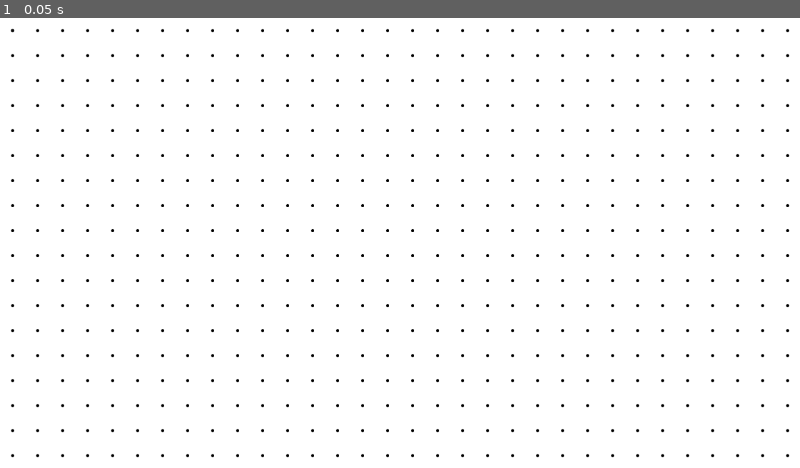
Above: before the commit, frame 1.
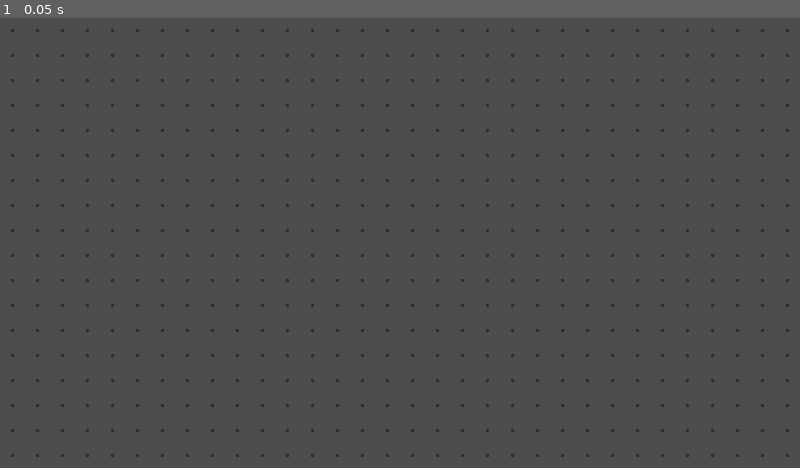
Above: after the commit, the same moment.

Repository: chkrb/code-clan
Game: Godot game, scene res://node_2d.tscn
The game is run twice, just before and just after one commit, with the same random seed, the same clock (stepped at 60 frames per second) and the same inputs.
Inputs:
- Up to frame 1 (0.05 s): no input

The runs differ from the first frame. In frame 1, 100% of the frame differs, in the area x 0-100%, y 0-100%.

Commit message:
added buttons for all pins

Diff:
--- a/node_2d.tscn
+++ b/node_2d.tscn
@@ -15,6 +15,7 @@
 [node name="Node2D" type="Node2D"]
 
 [node name="DotMatrixMap" type="TileMapLayer" parent="."]
+visible = false
 tile_map_data = PackedByteArray("AAACAAcAAAAAAAAAAAAAAAAAAAAAAAAAAAABAAEAAAAAAAAAAAACAAIAAAAAAAAAAAADAAMAAAAAAAAAAAADAA …(9136 unchanged characters)…
 tile_set = SubResource("TileSet_ucrfl")
 rendering_quadrant_size = 100
@@ -29,6 +30,8 @@
 layout_mode = 0
 offset_right = 60.0
 offset_bottom = 60.0
+theme_override_constants/h_separation = 0
+theme_override_constants/v_separation = 0
 columns = 32
 script = ExtResource("2_nfy5f")
 
--- /dev/null
+++ b/pin_button.gd
@@ -0,0 +1,21 @@
+class_name PinButton
+extends CenterContainer
+
+var coords = Vector2i(-1, -1)
+
+
+func set_coords(c: Vector2i) -> void:
+	self.coords = c
+	self.name = "PinContainer" + str(c.x) + "x" + str(c.y)
+
+
+func _ready() -> void:
+	var button := Button.new()
+	button.name = "PinButton" + str(self.coords.x) \
+						+ "x" + str(self.coords.y)
+	self.add_child(button)
+
+
+# Called every frame. 'delta' is the elapsed time since the previous frame.
+func _process(delta: float) -> void:
+	pass
--- a/project.godot
+++ b/project.godot
@@ -23,6 +23,7 @@
 window/size/viewport_height=1080
 window/size/mode=3
 window/stretch/mode="viewport"
+display_server/driver.linuxbsd="wayland"
 
 [run]
 
--- a/scripts/pin_generate.gd
+++ b/scripts/pin_generate.gd
@@ -1,10 +1,15 @@
 extends GridContainer
 
 # Apparent screen size: 1920x1080
-# Number of pins: 32x18
-var pin_widgets = []
+# Size of each container: 60x60 (GCD of 1920, 1080)
+# Therefore, number of pins: 32x18
+var pin_dims := Vector2i(32, 18)
+var pin_widgets := []
 
-func _ready():
-	# Called every time the node is added to the scene.
-	# Initialization here
-	pass
+func _ready() -> void:
+	for y in range(pin_dims.y):
+		for x in range(pin_dims.x):
+			var pin_button := PinButton.new()
+			pin_button.set_coords(Vector2i(x, y))
+			pin_button.custom_minimum_size = Vector2i(60, 60)
+			add_child(pin_button)
